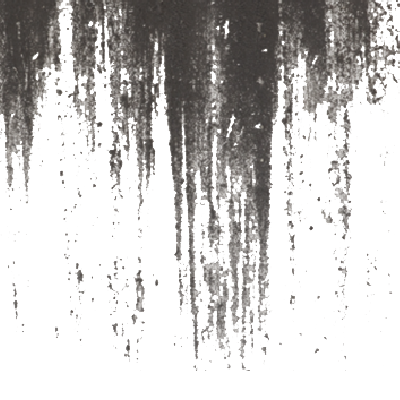
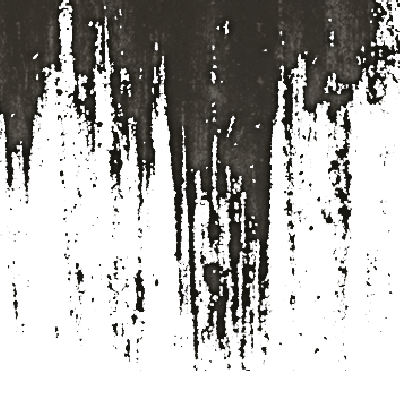
The second 400×400 image is a revision of the first. Changes to its layers:
added layer "Color Fill 1" (58%) in group "TEXT" over 0, 0, 400, 371
added layer "gsdfd copy" in group "TEXT" over 0, 0, 400, 371
